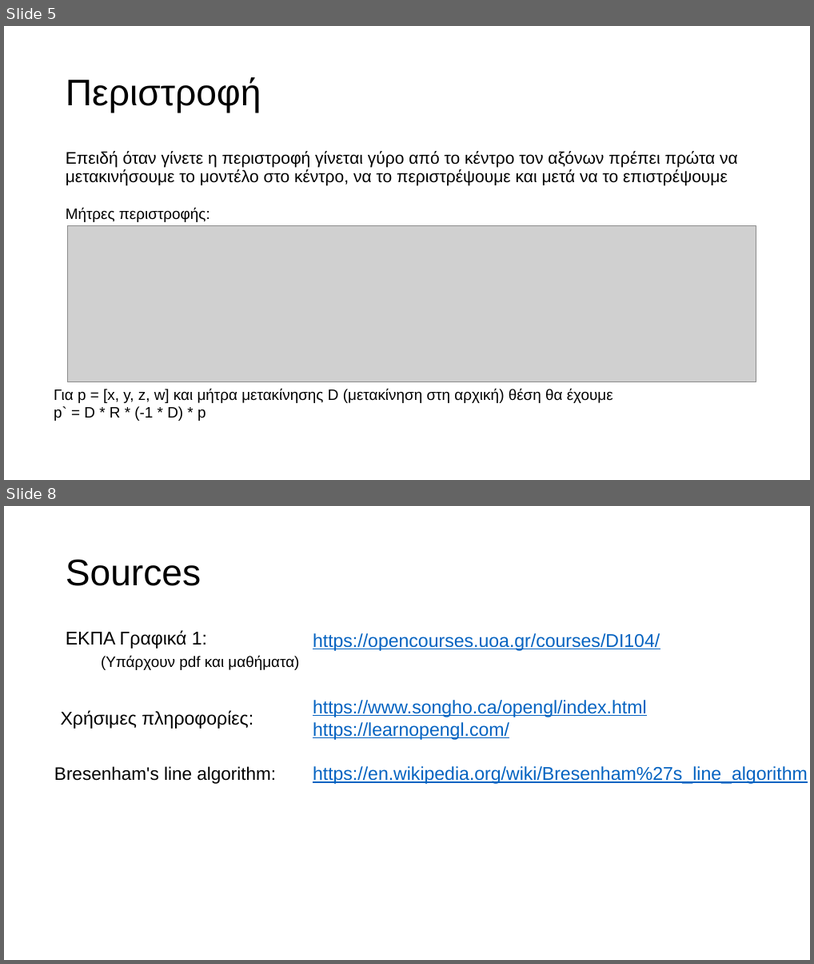
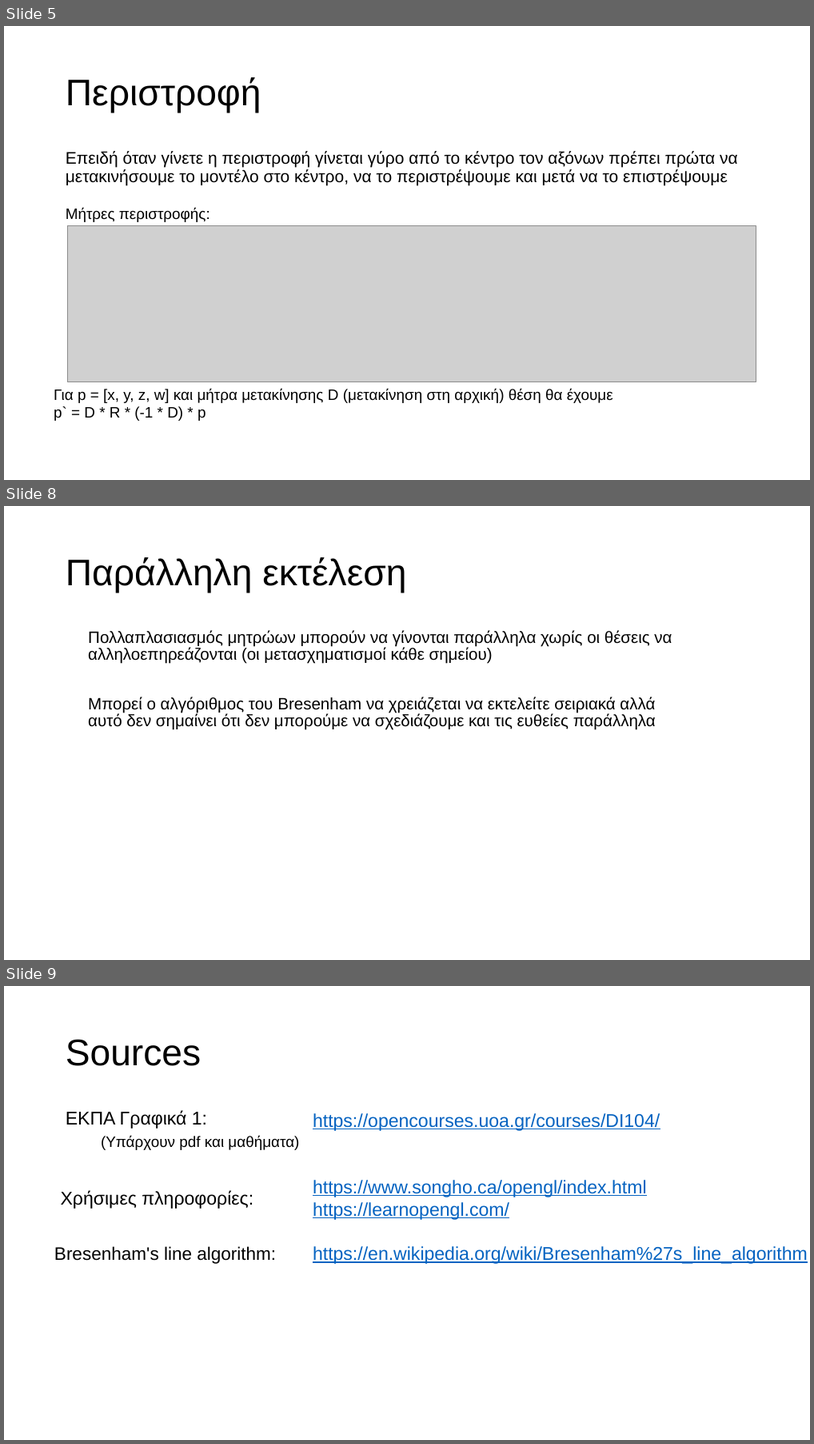
Before and after one commit to OGecgo/myFirstCube, a slide deck: Presentation1.pptx. Shown one above the other, each under a label of ours: slides 5 and 8 before the commit, slides 5, 8 and 9 after it; the slides between them are not shown. The pictures are 814x964 and 814x1444 pixels, drawn with LibreOffice and Linux fonts; fonts in the diff are those of the drawing; grey boxes stand for pictures. Boxes give left, top, right and bottom in pixels: in the first picture for what was removed or moved away, otherwise in the second. Text is boxed around its words. In the diff, an @@ line names an element or a change of style, - is before the commit and + after.

```diff
--- a/Presentation1.pptx
+++ b/Presentation1.pptx
@@ slide 8 added at [4, 506, 810, 960], background #FFFFFF @@
@@ title added at [66, 557, 406, 593], 44 pt, text #000000 @@
+Παράλληλη εκτέλεση
@@ text added at [88, 630, 672, 730], 19.6 pt, text #000000 @@
+Πολλαπλασιασμός μητρώων μπορούν να γίνονται παράλληλα χωρίς οι θέσεις να αλληλοεπηρεάζονται (οι μετασχηματισμοί κάθε σημείου)
+Μπορεί ο αλγόριθμος του Bresenham να χρειάζεται να εκτελείτε σειριακά αλλά αυτό δεν σημαίνει ότι δεν μπορούμε να σχεδιάζουμε και τις ευθείες παράλληλα
@@ what was slide 8 is now slide 9 @@
```
Also in this commit, not shown: 2 slides changed, 4 other files.
